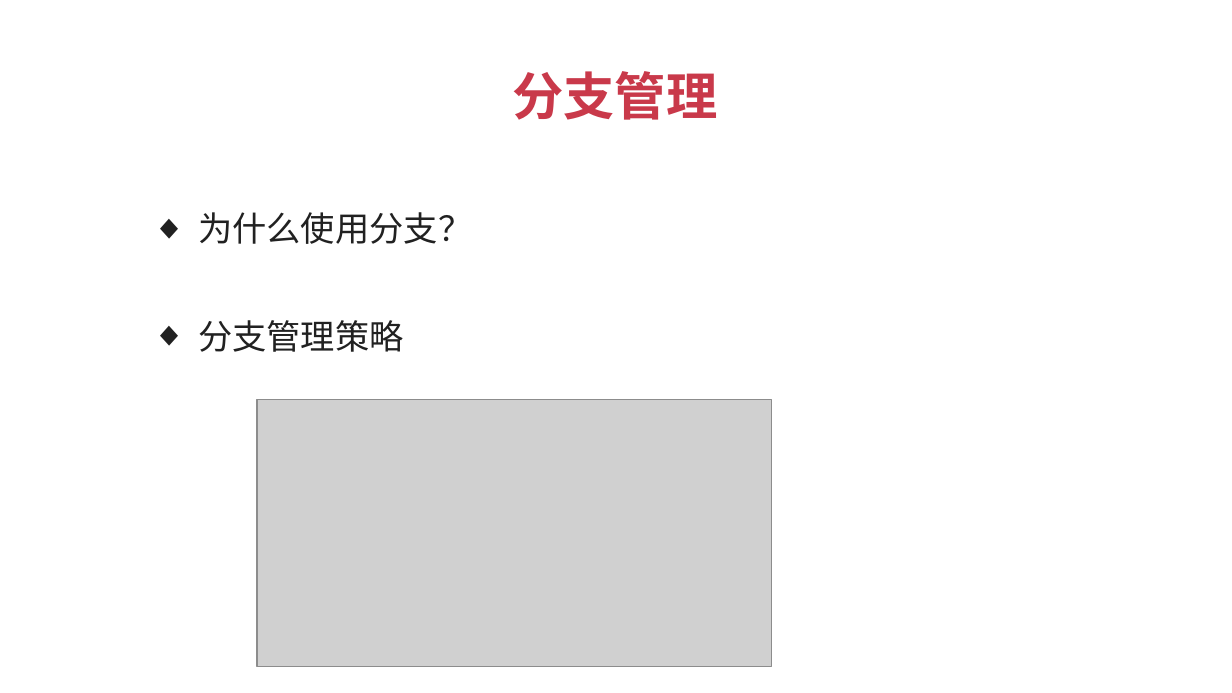
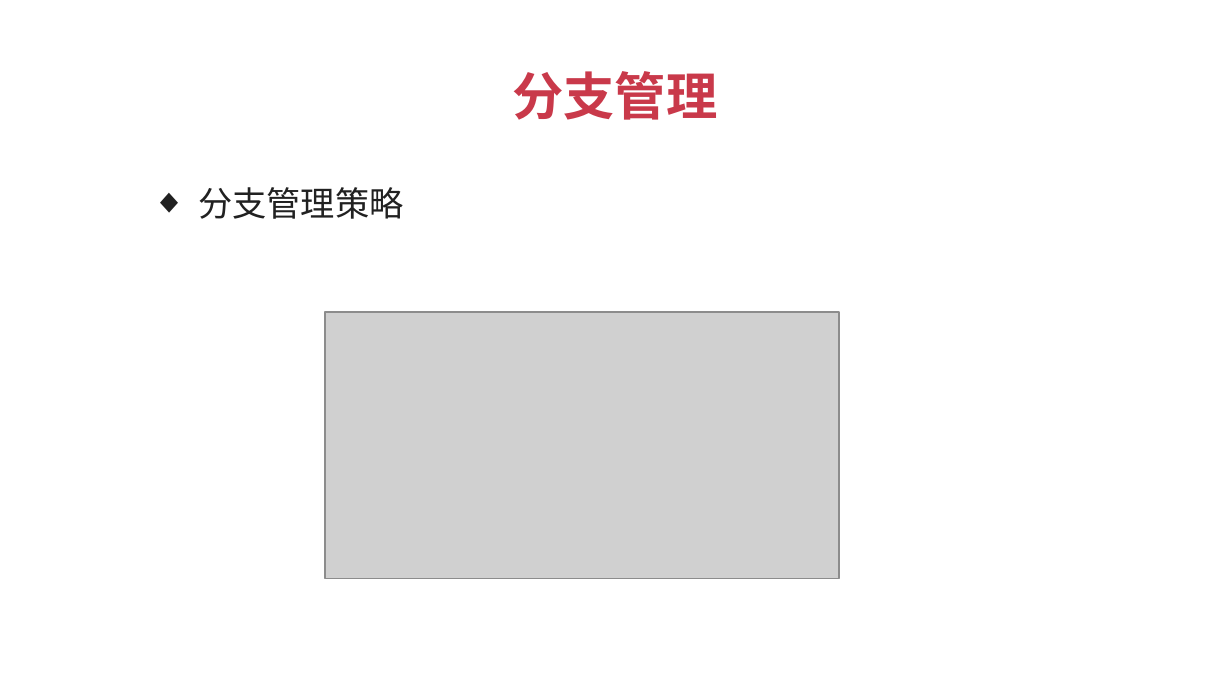
Before and after one commit to JSFFZL/Courseware-PPT, a slide deck: slide 14 of github.pptx (slide 12 before the commit). Drawn at 1232x693 pixels with LibreOffice and Linux fonts; fonts in the diff are those of the drawing; grey boxes stand for pictures; background and template pictures are left out. Boxes give left, top, right and bottom in pixels: in the first picture for what was removed or moved away, otherwise in the second. Text is boxed around its words. In the diff, an @@ line names an element or a change of style, - is before the commit and + after.

```diff
--- a/github.pptx
+++ b/github.pptx
@@ text "分支管理策略": place and size @@
-text "分支管理策略" at (198,320,404,352)
+text "分支管理策略" at (198,187,404,219)
@@ text removed at (198,212,472,244) @@
-  ◆ 为什么使用分支？
@@ picture: place and size @@
-picture at (257,400,771,667)
+picture at (325,312,839,578)
```
Also in this commit, not shown: 2 other slides changed, 4 slides added, 1 slide removed, 1 other file.
